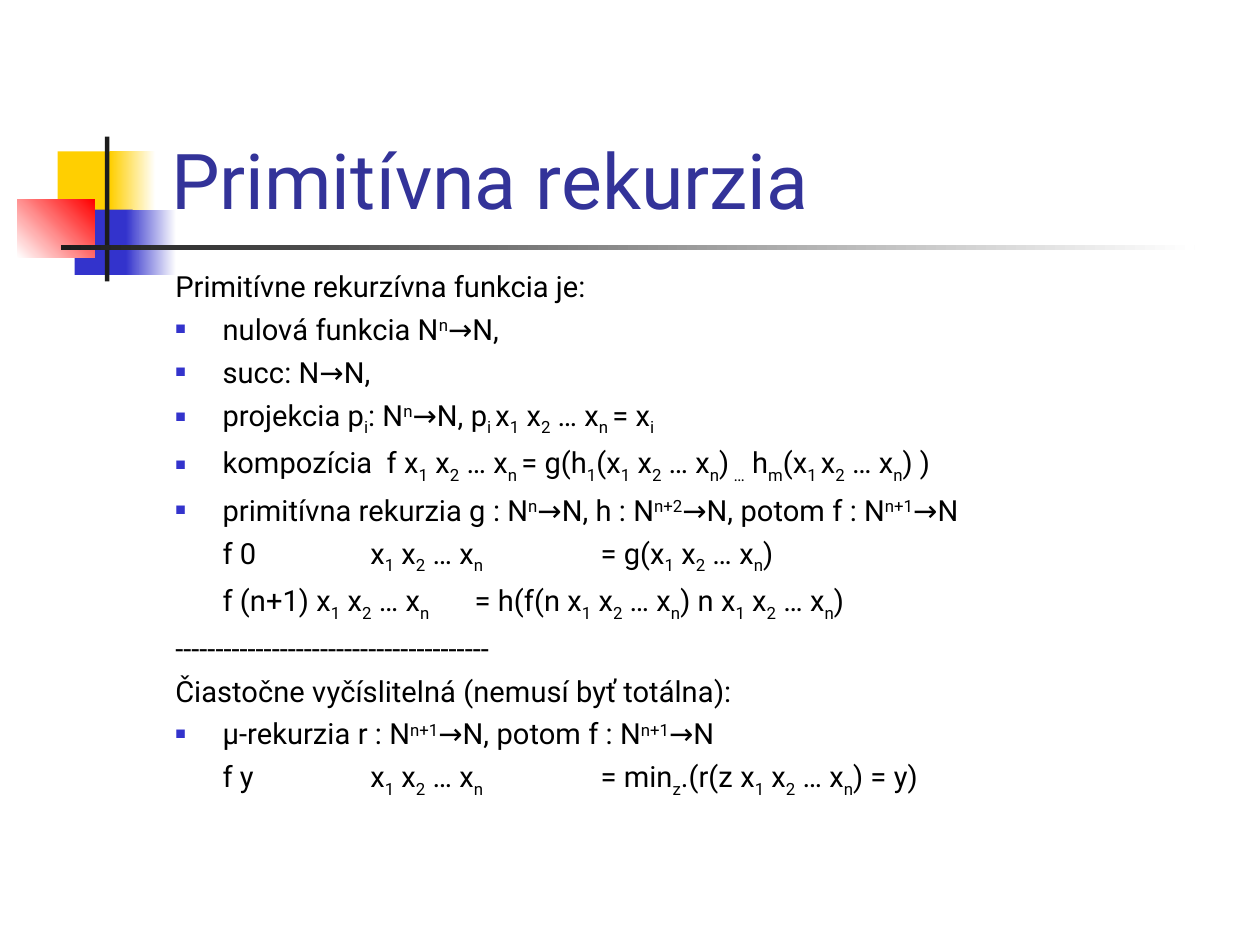
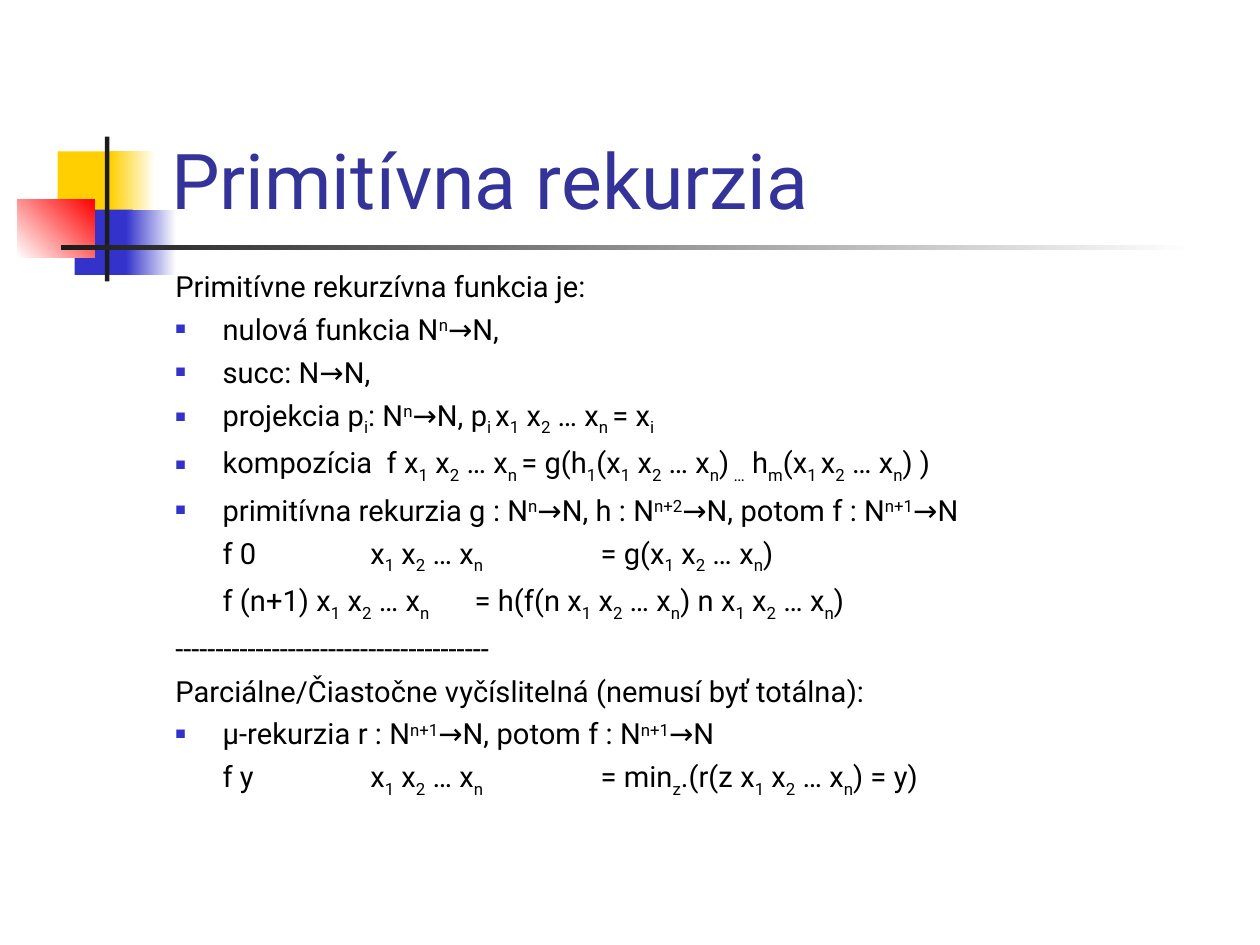
Before and after one commit to Funkcionalne/Prednasky, a slide deck: slide 28 of 06/06_fpro.ppt (slide 27 before the commit). Drawn at 1260x945 pixels with LibreOffice and Linux fonts; fonts in the diff are those of the drawing. Boxes give left, top, right and bottom in pixels: in the first picture for what was removed or moved away, otherwise in the second. Text is boxed around its words. In the diff, an @@ line names an element or a change of style, - is before the commit and + after.

```diff
--- a/06/06_fpro.ppt
+++ b/06/06_fpro.ppt
@@ text at (x1=175, y1=675, x2=864, y2=709): text changed @@
-Čiastočne vyčíslitelná (nemusí byť totálna):
+Parciálne/Čiastočne vyčíslitelná (nemusí byť totálna):
```
Also in this commit, not shown: 11 other slides changed, 1 slide added, 2 other files.
